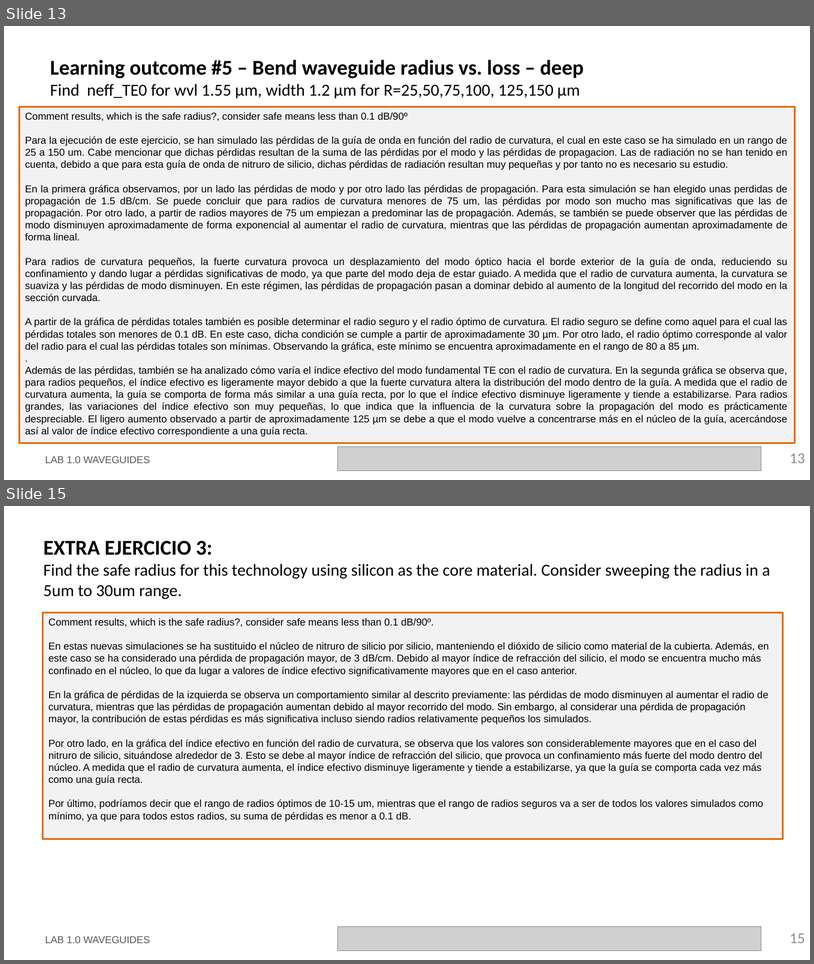
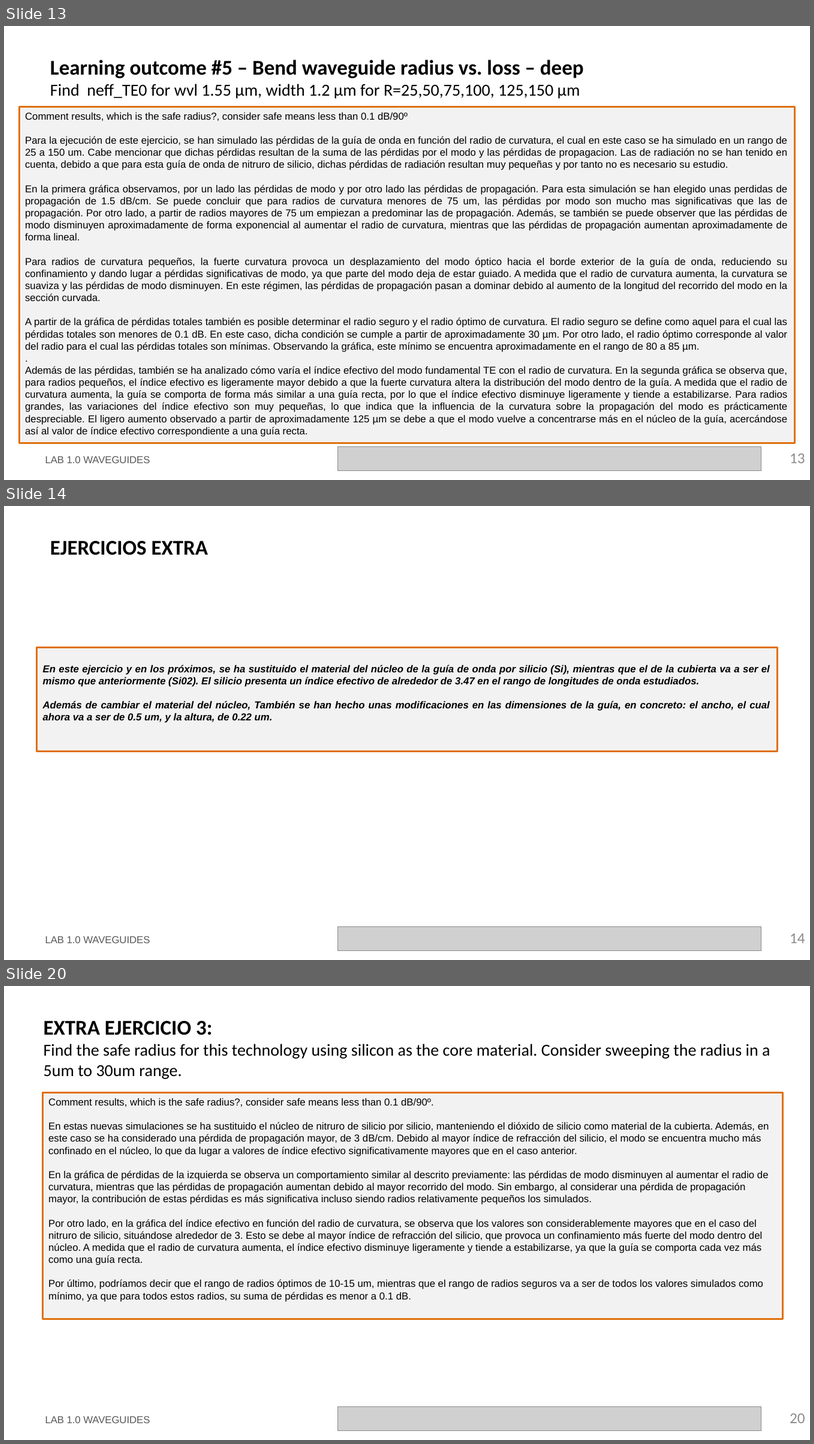
Before and after one commit to cccanvas-upv/cifoin-lab1, a slide deck: LabBook_10.pptx. Shown one above the other, each under a label of ours: slides 13 and 15 before the commit, slides 13, 14 and 20 after it; the slides between them are not shown. The pictures are 814x964 and 814x1444 pixels, drawn with LibreOffice and Linux fonts; fonts in the diff are those of the drawing; grey boxes stand for pictures; background and template pictures are left out. Boxes give left, top, right and bottom in pixels: in the first picture for what was removed or moved away, otherwise in the second. Text is boxed around its words. In the diff, an @@ line names an element or a change of style, - is before the commit and + after.

```diff
--- a/LabBook_10.pptx
+++ b/LabBook_10.pptx
@@ slide 14 added at (4, 506, 810, 960), background #FFFFFF @@
@@ title added at (50, 541, 208, 555), 25 pt, text #000000, bold @@
+EJERCICIOS EXTRA
@@ rectangle added at (36, 647, 778, 751), fill #F2F2F2, outline #E0700D 2.25 pt, 12 pt, text #000000, bold, italic @@
+En este ejercicio y en los próximos, se ha sustituido el material del núcleo de la guía de onda por silicio (Si), mientras que el de la cubierta va a ser el mismo que anteriormente (Si02). El silicio presenta un índice efectivo de alrededor de 3.47 en el rango de longitudes de onda estudiados.
+Además de cambiar el material del núcleo, También se han hecho unas modificaciones en las dimensiones de la guía, en concreto: el ancho, el cual ahora va a ser de 0.5 um, y la altura, de 0.22 um.
@@ text added at (45, 936, 150, 943), 12 pt, text #585858 @@
+LAB 1.0 WAVEGUIDES
@@ picture added at (338, 927, 762, 951) @@
@@ page number added at (790, 933, 806, 943), 18 pt, text #8C8C8C @@
+14
@@ what was slide 15 is now slide 20 @@
@@ page number at (790, 1413, 806, 1423): text changed @@
-15
+20
```
Also in this commit, not shown: 4 slides changed, 4 other slides added, 1 other file.
